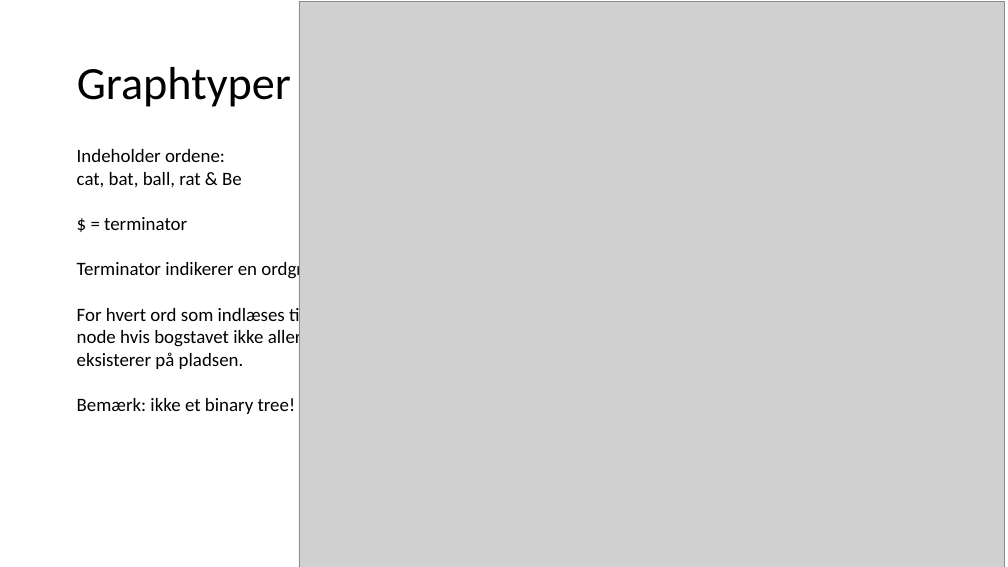
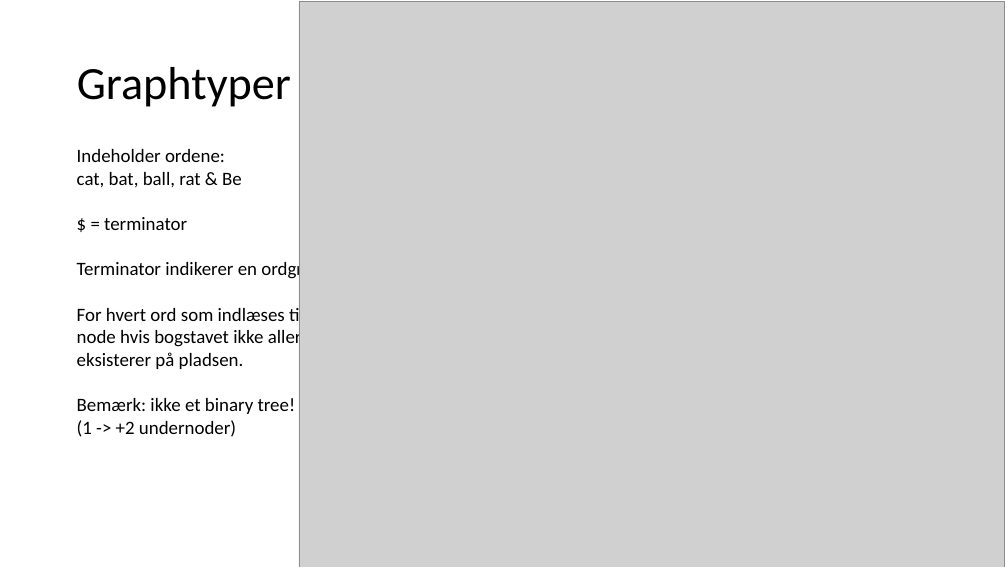
Before and after one commit to FaderVader/CPH_Afgangsprojekt_2022, a slide deck: slide 10 of LogSearcher.pptx (slide 9 before the commit). Drawn at 1008x567 pixels with LibreOffice and Linux fonts; fonts in the diff are those of the drawing; grey boxes stand for pictures. Boxes give left, top, right and bottom in pixels: in the first picture for what was removed or moved away, otherwise in the second. Text is boxed around its words. In the diff, an @@ line names an element or a change of style, - is before the commit and + after.

```diff
--- a/LogSearcher.pptx
+++ b/LogSearcher.pptx
@@ text at <box>77,305,341,437</box>: text changed @@
-For hvert ord som indlæses tilføjes en ny node hvis bogstavet ikke allerede eksisterer på pladsen.
-Bemærk: ikke et binary tree!
+For hvert ord som indlæses tilføjes en ny node hvis bogstavet ikke allerede eksisterer på pladsen.
+Bemærk: ikke et binary tree!
+(1 -> +2 undernoder)
```
Also in this commit, not shown: 1 other slide changed, 6 slides added.
